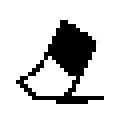
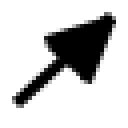
Layered file, before and after one edit (128x128). Changes by layer:
renamed "Слой 1" to "Фигура 4", painted on it over [left=16, top=20, right=104, bottom=104]
added layer "Фигура 3" above "Фигура 2" over [left=44, top=16, right=112, bottom=48]
added layer "Фигура 2" above "Фигура 1" over [left=80, top=16, right=116, bottom=84]
added layer "Фигура 1" above "Слой 0" over [left=12, top=12, right=116, bottom=108]
